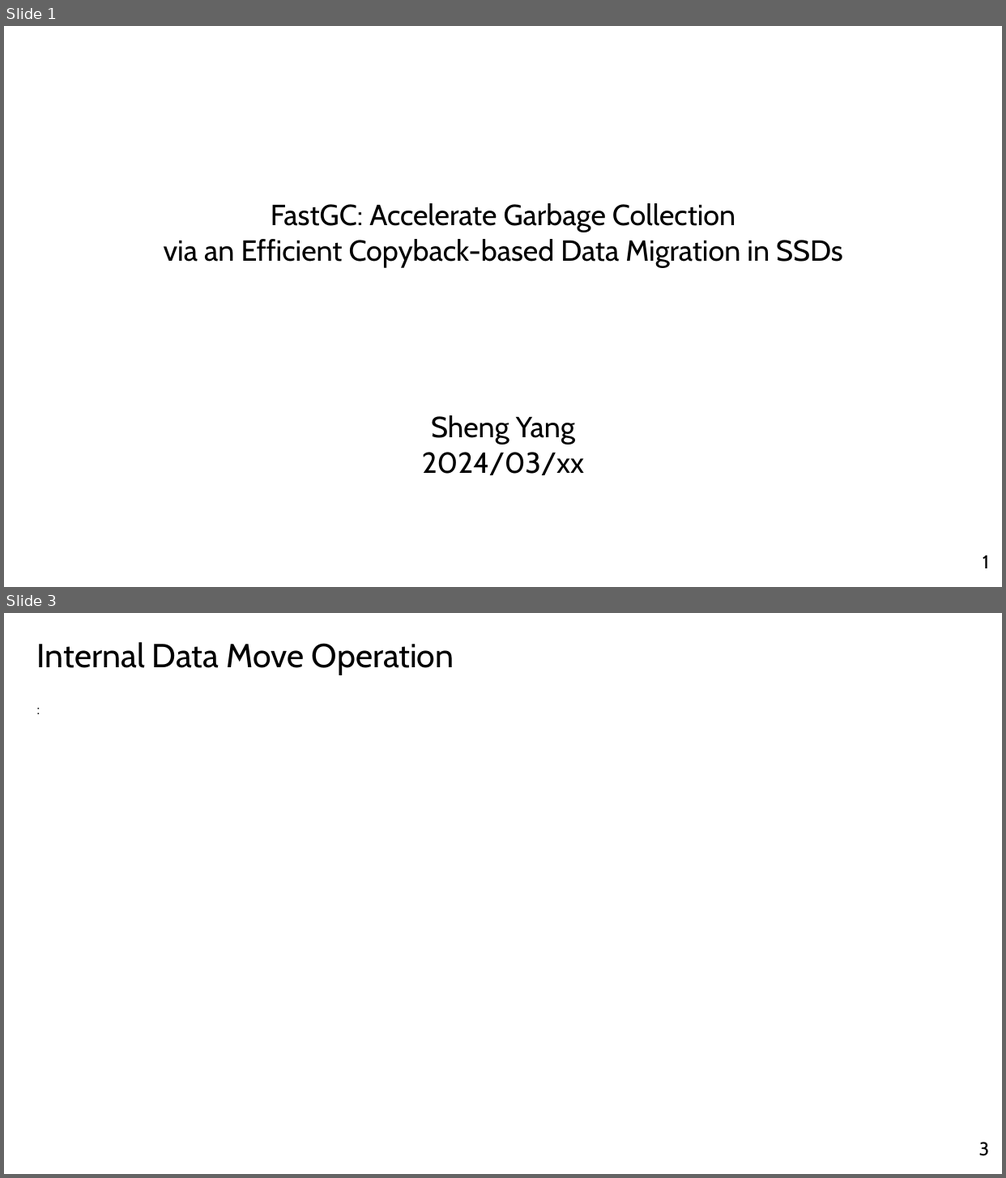
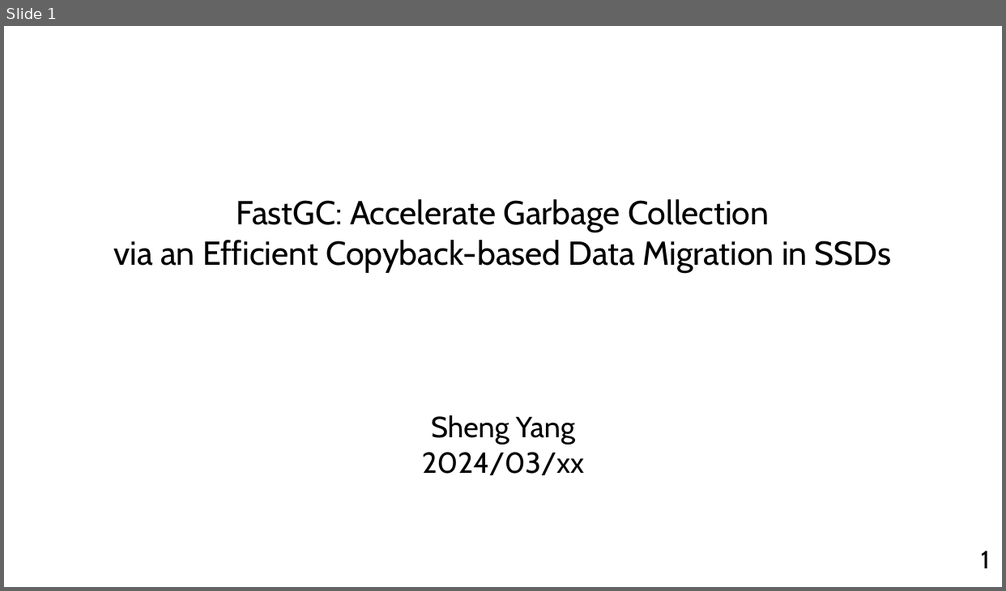
Before and after one commit to yousei-github/StudyNotes, a slide deck: temp/Presentation_Yang Sheng.pptx. Shown one above the other, each under a label of ours: slides 1 and 3 before the commit, slide 1 after it; the slides between them are not shown. The pictures are 1006x1178 and 1006x591 pixels, drawn with LibreOffice and Linux fonts; fonts in the diff are those of the drawing. Boxes give left, top, right and bottom in pixels: in the first picture for what was removed or moved away, otherwise in the second. Text is boxed around its words. In the diff, an @@ line names an element or a change of style, - is before the commit and + after.

```diff
--- a/temp/Presentation_Yang Sheng.pptx
+++ b/temp/Presentation_Yang Sheng.pptx
@@ slide 3 removed at (4,613,1002,1174), background #FFFFFF @@
@@ text removed at (37,642,454,675) @@
-Internal Data Move Operation
@@ text removed at (29,697,926,1111) @@
-:
@@ page number removed at (979,1142,990,1157) @@
-3
@@ slide 1 changed as well @@
@@ title "FastGC: Accelerate Garbage Collection via ..." at (113,199,892,273): size 28 to 32 pt @@
@@ page number at (981,551,990,569): size 18 to 24 pt @@
```
Also in this commit, not shown: 2 other slides changed, 18 slides added, 3 other slides removed.
